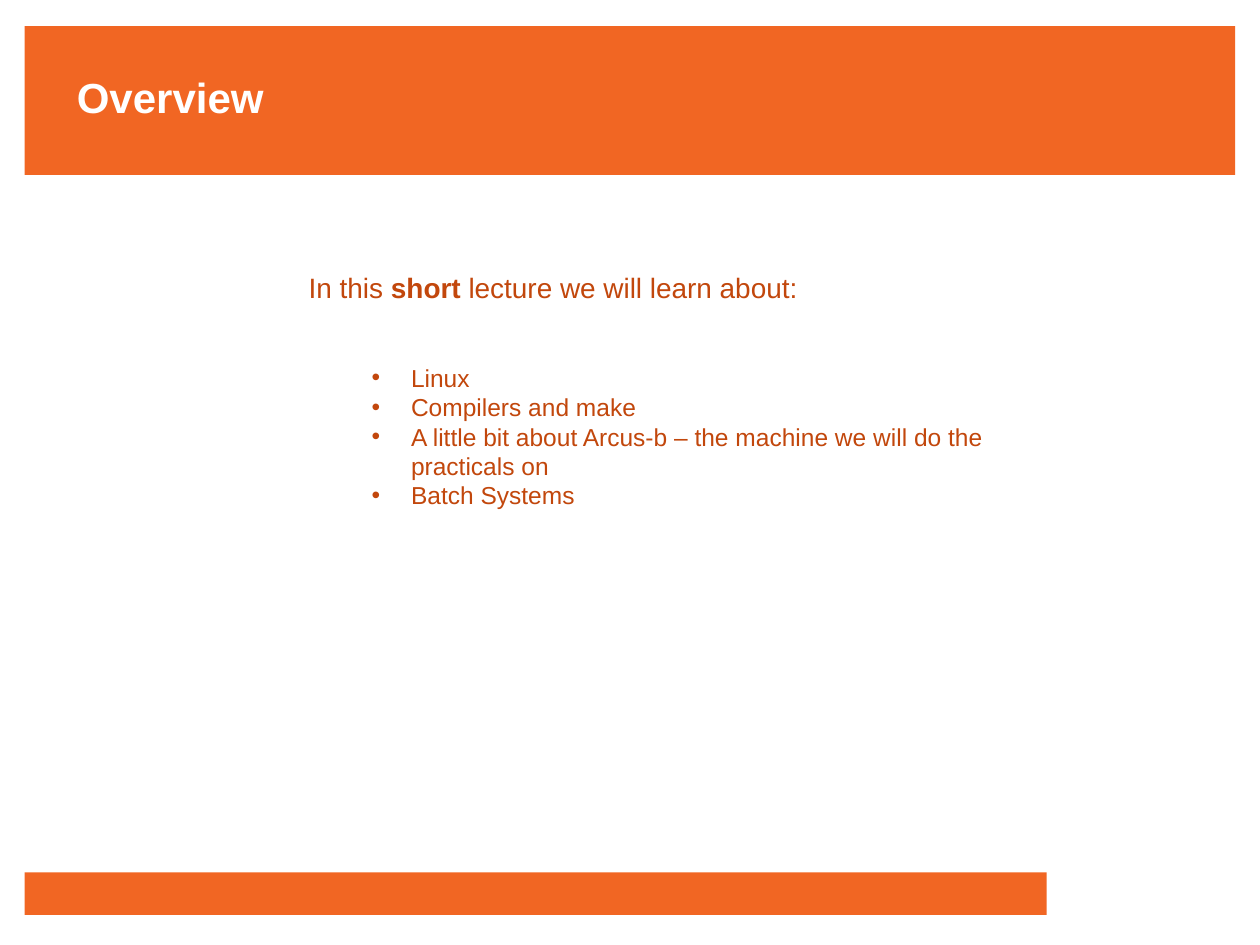
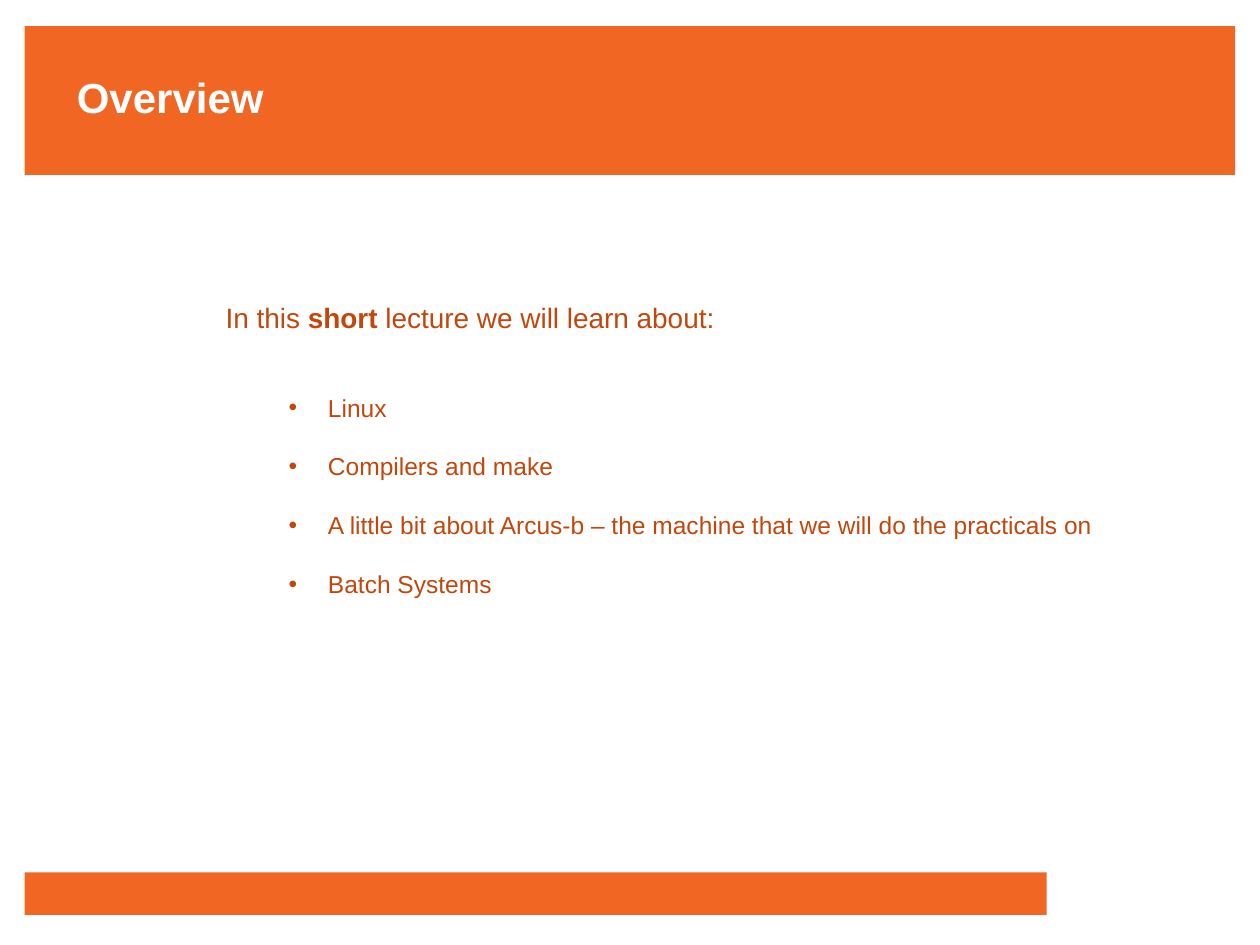
Before and after one commit to francisjudd/CWM-HPC, a slide deck: slide 2 of Lectures/pptx/3_Lecture_three.pptx. Drawn at 1260x945 pixels with LibreOffice and Linux fonts; fonts in the diff are those of the drawing; background and template pictures are left out. Boxes give left, top, right and bottom in pixels: in the first picture for what was removed or moved away, otherwise in the second. Text is boxed around its words. In the diff, an @@ line names an element or a change of style, - is before the commit and + after.

```diff
--- a/Lectures/pptx/3_Lecture_three.pptx
+++ b/Lectures/pptx/3_Lecture_three.pptx
@@ text "In this short lecture we ...": place and size @@
-text "In this short lecture we ..." at [309, 277, 982, 509]
+text "In this short lecture we ..." at [226, 307, 1091, 598]
@@ text at [328, 516, 1091, 539]: text changed @@
-  • A little bit about Arcus-b – the machine we will do the practicals on
+  • A little bit about Arcus-b – the machine that we will do the practicals on
```
Also in this commit, not shown: 14 other slides changed, 12 other files.
